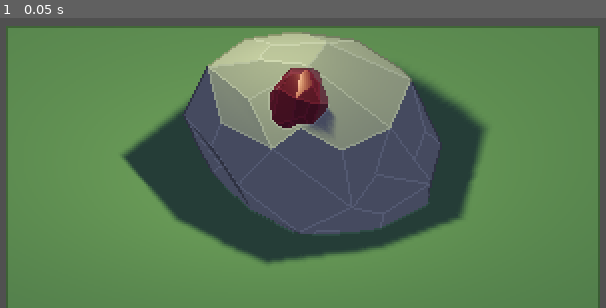
Above: before the commit, frame 1.
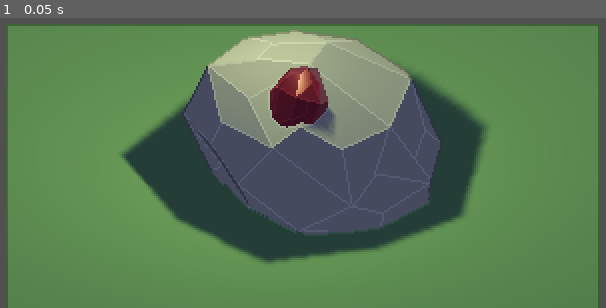
Above: after the commit, the same moment.

Repository: KodyJKing/PixelShader
Game: Godot game, scene res://main.tscn
Two runs of this game, one before a commit and one after it. Both use one fixed random seed, a clock stepped at 60 frames per second and the inputs below.
Inputs:
- Up to frame 1 (0.05 s): no input

The runs differ from the first frame. In frame 1, 1.9% of the frame differs, in the area x 0-100%, y 2-75%.

Commit message:
Checking in before reworking edge detection shader.

Diff:
--- /dev/null
+++ b/assets/demo/grass_material.tres
@@ -0,0 +1,22 @@
+[gd_resource type="ShaderMaterial" load_steps=4 format=2]
+
+[ext_resource path="res://assets/edge_detection_shader.tres" type="Shader" id=1]
+[ext_resource path="res://assets/normal_shader.tres" type="Shader" id=2]
+
+[sub_resource type="ShaderMaterial" id=1]
+shader = ExtResource( 1 )
+shader_param/albedo = Color( 0.52549, 0.670588, 0.537255, 1 )
+shader_param/specular = 0.891
+shader_param/metallic = 0.449
+shader_param/roughness = 1.0
+shader_param/point_size = 0.0
+shader_param/uv1_scale = Vector3( 1, 1, 0 )
+shader_param/uv1_offset = Vector3( 0, 0, 0 )
+shader_param/uv2_scale = null
+shader_param/uv2_offset = null
+shader_param/normal_edge_strength = 0.3
+shader_param/depth_edge_strength = 0.4
+
+[resource]
+next_pass = SubResource( 1 )
+shader = ExtResource( 2 )
--- a/assets/edge_detection_material.tres
+++ b/assets/edge_detection_material.tres
@@ -8,9 +8,10 @@
 shader_param/specular = 0.891
 shader_param/metallic = 0.449
 shader_param/roughness = 1.0
-shader_param/alpha = null
 shader_param/point_size = 0.0
 shader_param/uv1_scale = null
 shader_param/uv1_offset = null
 shader_param/uv2_scale = null
 shader_param/uv2_offset = null
+shader_param/normal_edge_strength = 0.3
+shader_param/depth_edge_strength = 0.4
--- a/assets/scripts/Buffers.gd
+++ b/assets/scripts/Buffers.gd
@@ -7,6 +7,8 @@
 func _ready():
 	normalMaterial = load("res://assets/normal_material.tres")
 	emptyEnvironment = load("res://assets/empty_environment.tres")
+
+	VisualServer.connect("frame_pre_draw", self, "on_before_render")
 
 func saveScreenshot(viewport: Viewport, path: String):
 	var img = VisualServer.texture_get_data(VisualServer.viewport_get_texture(viewport.get_viewport_rid()))
@@ -29,37 +31,47 @@
 func getGroupNodes(group: String):
 	return get_tree().get_nodes_in_group(group)
 
+func renderBuffers():
+	var viewport = get_viewport()
+	var viewportRID = viewport.get_viewport_rid()
+	var camera = viewport.get_camera()
+	var cameraRID = camera.get_camera_rid()
+	var environment = camera.environment
+	var environmentRID = environment.get_rid()
+
+	var normalViewport = get_node("NormalPassViewport")
+	var normalViewportRID = normalViewport.get_viewport_rid()
+	copyViewportState(viewport, normalViewport)
+
+	VisualServer.viewport_set_active(viewportRID, false)
+	VisualServer.viewport_set_update_mode(normalViewportRID, VisualServer.VIEWPORT_UPDATE_ALWAYS)
+	setOverrideMaterials( getGroupNodes(normal_pass_mesh_instances), normalMaterial)
+	VisualServer.camera_set_environment(cameraRID, emptyEnvironment.get_rid())
+
+	VisualServer.force_draw(false, 0.0)
+
+	VisualServer.viewport_set_active(viewportRID, true)
+	VisualServer.viewport_set_update_mode(normalViewportRID, VisualServer.VIEWPORT_UPDATE_DISABLED)
+	setOverrideMaterials( getGroupNodes(normal_pass_mesh_instances), null)
+	VisualServer.camera_set_environment(cameraRID, environmentRID)
+
 # Called when the node enters the scene tree for the first time.
 func _input(_ev):
 	if Input.is_key_pressed(KEY_K):
+		renderBuffers()
+		saveScreenshot(get_node("NormalPassViewport"), "./normalPass.png")
 
-		var viewport = get_viewport()
-		var viewportRID = viewport.get_viewport_rid()
-		var camera = viewport.get_camera()
-		var cameraRID = camera.get_camera_rid()
-		var environment = camera.environment
-		var environmentRID = environment.get_rid()
+var renderDepth = 0
+func on_before_render():
+	# VisualServer.force_draw triggers the frame_pre_draw signal, so we have to track the call depth.
+	if renderDepth == 0:
+		renderDepth += 1
+		renderBuffers()
+		renderDepth -= 1
 
-		var normalViewport = get_node("NormalPassViewport")
-		var normalViewportRID = normalViewport.get_viewport_rid()
-		copyViewportState(viewport, normalViewport)
+		# for node in getGroupNodes(normal_pass_mesh_instances):
+		# 	node.
 
-		VisualServer.viewport_set_active(viewportRID, false)
-		VisualServer.viewport_set_update_mode(normalViewportRID, VisualServer.VIEWPORT_UPDATE_ALWAYS)
-		setOverrideMaterials( getGroupNodes("normal_pass_mesh_instances"), normalMaterial)
-		VisualServer.camera_set_environment(cameraRID, emptyEnvironment.get_rid())
-
-		VisualServer.force_draw()
-
-		VisualServer.viewport_set_active(viewportRID, true)
-		VisualServer.viewport_set_update_mode(normalViewportRID, VisualServer.VIEWPORT_UPDATE_DISABLED)
-		setOverrideMaterials( getGroupNodes("normal_pass_mesh_instances"), null)
-		VisualServer.camera_set_environment(cameraRID, environmentRID)
-
-		saveScreenshot(normalViewport, "./normalPass.png")
-
-# TODO: Listen to VisualServer.frame_pre_draw
-
-# Called every frame. 'delta' is the elapsed time since the previous frame.
-#func _process(delta):
-#	pass
+	# var frame = Engine.get_frames_drawn()
+	# if frame % 10 == 0:
+	# 	print(Engine.get_frames_per_second())
--- a/default_env.tres
+++ b/default_env.tres
@@ -11,6 +11,14 @@
 tonemap_mode = 3
 ss_reflections_roughness = false
 ssao_enabled = true
+ssao_radius = 3.78
+ssao_intensity = 1.7
+ssao_radius2 = 10.43
+ssao_intensity2 = 0.3
+ssao_light_affect = 0.07
+ssao_ao_channel_affect = 0.08
+ssao_quality = 2
+ssao_blur = 1
 adjustment_brightness = 0.54
 adjustment_contrast = 1.42
 adjustment_saturation = 1.75
--- a/main.tscn
+++ b/main.tscn
@@ -1,32 +1,13 @@
-[gd_scene load_steps=11 format=2]
+[gd_scene load_steps=8 format=2]
 
 [ext_resource path="res://assets/demo/rock_2.obj" type="ArrayMesh" id=1]
-[ext_resource path="res://assets/demo/rock_material.tres" type="Material" id=2]
-[ext_resource path="res://assets/normal_shader.tres" type="Shader" id=3]
-[ext_resource path="res://assets/edge_detection_shader.tres" type="Shader" id=4]
-[ext_resource path="res://assets/demo/gem_material.tres" type="Material" id=5]
+[ext_resource path="res://assets/demo/grass_material.tres" type="Material" id=2]
+[ext_resource path="res://assets/demo/rock_material.tres" type="Material" id=3]
+[ext_resource path="res://assets/demo/gem_material.tres" type="Material" id=4]
 [ext_resource path="res://assets/scripts/Buffers.gd" type="Script" id=6]
 [ext_resource path="res://default_env.tres" type="Environment" id=7]
 
 [sub_resource type="PlaneMesh" id=1]
-
-[sub_resource type="ShaderMaterial" id=2]
-shader = ExtResource( 4 )
-shader_param/albedo = Color( 0.52549, 0.670588, 0.537255, 1 )
-shader_param/specular = 0.891
-shader_param/metallic = 0.449
-shader_param/roughness = 1.0
-shader_param/point_size = 0.0
-shader_param/uv1_scale = Vector3( 1, 1, 0 )
-shader_param/uv1_offset = Vector3( 0, 0, 0 )
-shader_param/uv2_scale = null
-shader_param/uv2_offset = null
-shader_param/normal_edge_strength = 0.3
-shader_param/depth_edge_strength = 0.4
-
-[sub_resource type="ShaderMaterial" id=3]
-next_pass = SubResource( 2 )
-shader = ExtResource( 3 )
 
 [node name="Spatial" type="Spatial"]
 
@@ -37,21 +18,21 @@
 size = 19.68
 
 [node name="Ground" type="MeshInstance" parent="." groups=["normal_pass_mesh_instances"]]
-transform = Transform( 16.2482, -2.01166e-07, -4.76837e-07, 6.55651e-07, 16.2482, 8.9407e-08, -4.76837e-07, 2.98023e-08, 16.2482, -0.177414, 0.164341, -1.28314 )
+transform = Transform( 16.2482, -2.01166e-07, -4.76837e-07, 6.55651e-07, 16.2482, 8.9407e-08, -4.76837e-07, 2.98023e-08, 16.2482, -0.177414, 0.218853, -1.28314 )
 mesh = SubResource( 1 )
-material/0 = SubResource( 3 )
+material/0 = ExtResource( 2 )
 
 [node name="Rock" type="MeshInstance" parent="Ground" groups=["normal_pass_mesh_instances"]]
 transform = Transform( -0.402432, 0.184894, 0.130682, 0.190002, 0.420727, -0.0101535, -0.123136, 0.0449238, -0.442757, 0.0567378, 0.134462, 0.0270269 )
 mesh = ExtResource( 1 )
 skeleton = NodePath("../..")
-material/0 = ExtResource( 2 )
+material/0 = ExtResource( 3 )
 
 [node name="Deposit" type="MeshInstance" parent="Ground/Rock" groups=["normal_pass_mesh_instances"]]
 transform = Transform( -0.194505, 0.14123, -0.0823586, 0.098274, 0.160329, -0.254681, -0.0448501, -0.261176, -0.200877, 0.23672, 0.420306, -0.483343 )
 mesh = ExtResource( 1 )
 skeleton = NodePath("../../..")
-material/0 = ExtResource( 5 )
+material/0 = ExtResource( 4 )
 
 [node name="OmniLight" type="OmniLight" parent="."]
 transform = Transform( 1, 0.00027008, 0.000369223, -0.000270477, 0.999999, 0.00107613, -0.000368932, -0.00107623, 0.999999, -1.48313, 12.406, 0.437557 )
--- a/project.godot
+++ b/project.godot
@@ -18,6 +18,8 @@
 
 window/size/width=320
 window/size/height=180
+window/size/test_width=1280
+window/size/test_height=720
 window/stretch/mode="viewport"
 
 [physics]
Binary file removed: normalPass.png
Not shown, removed: normalPass.png.import
